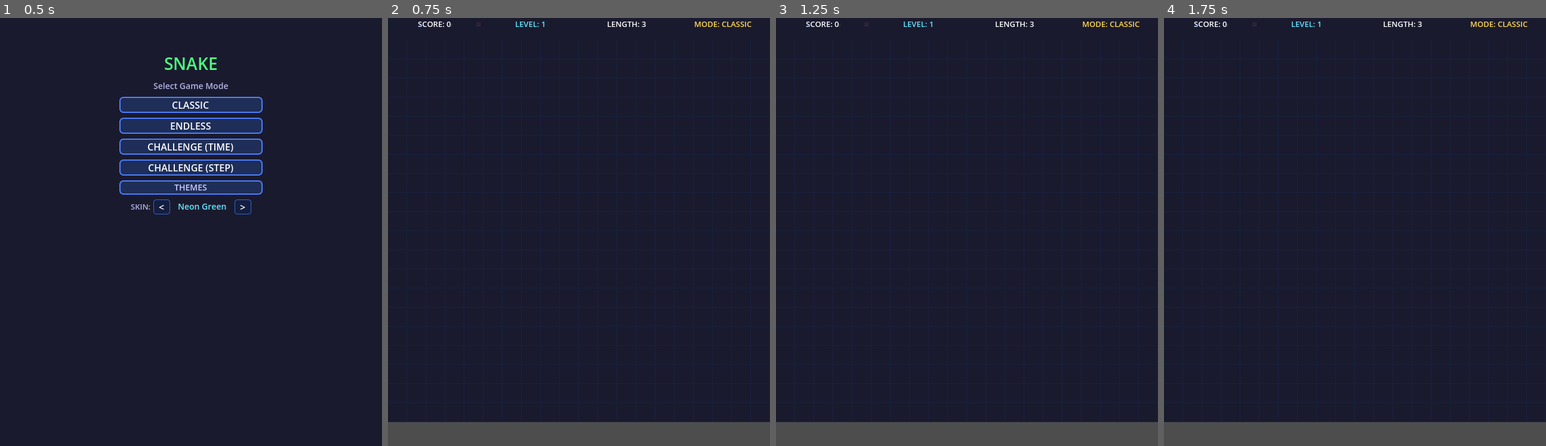
Above: before the commit, frames 1-4 (left to right).
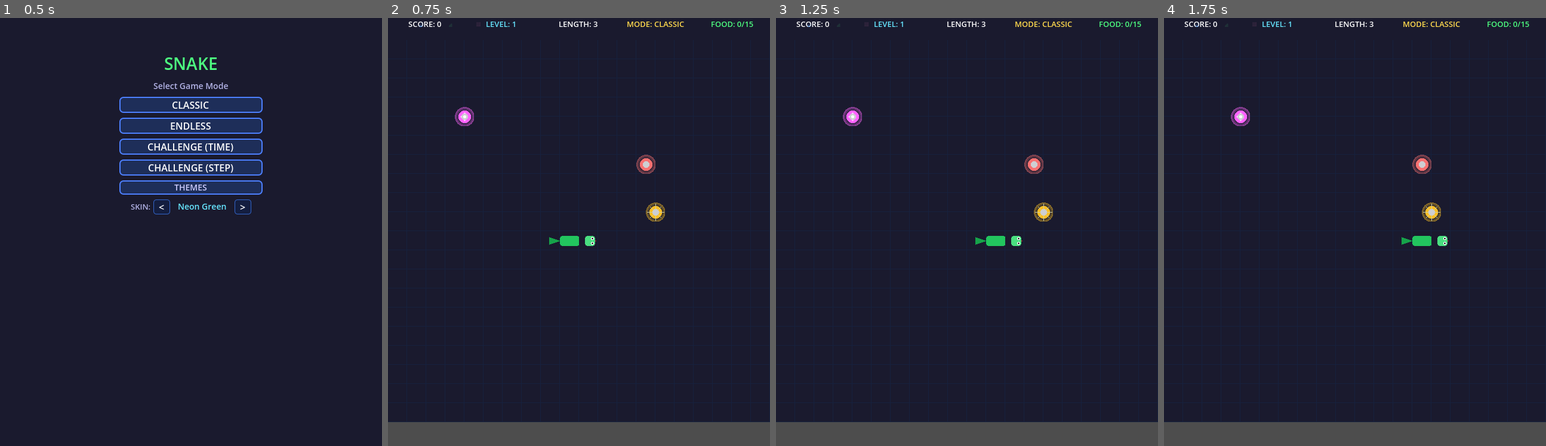
Above: after the commit, the same moments.

Repository: skyfire1123/snake-games
Game: Godot game, scene res://scenes/game_manager.tscn
The game is run twice, just before and just after one commit, with the same random seed, the same clock (stepped at 60 frames per second) and the same inputs.
Inputs (mouse positions are in pixels of both pictures, inside the frame that each line leads up to):
- Up to frame 1 (0.5 s): no input
- Up to frame 2 (0.75 s): click "CLASSIC" at 0.5 s
- Up to frame 3 (1.25 s): no input
- Up to frame 4 (1.75 s): tap Enter at 1.25 s; move the mouse to (1439, 210) at 1.27 s; hold Right from 1.28 s (still down); tap R at 1.35 s; click (1439, 210) at 1.42 s

Frame 1 is identical in both runs. In frame 2, 1.3% of the frame differs, in the area x 5-96%, y 0-54%; in frame 3, 1.3%; in frame 4, 1.3%.
Error before the commit: Parse Error: Cannot infer the type of "path" variable because the value doesn't have a set type. (res://scripts/powerup_manager.gd:91)

Commit message:
Fix: Godot 4 type inference for path variable

Diff:
--- a/scripts/powerup_manager.gd
+++ b/scripts/powerup_manager.gd
@@ -88,9 +88,9 @@
 	var sprite_names := ["powerup_shield.png", "powerup_slow.png", "powerup_ghost.png",
 						  "powerup_magnet.png", "powerup_double.png", "powerup_shrink.png"]
 	if ptype >= 0 and ptype < sprite_names.size():
-		var path := "res://assets/sprites/powerups/" + sprite_names[ptype]
+		var path: String = "res://assets/sprites/powerups/" + sprite_names[ptype]
 		if ResourceLoader.exists(path):
-			sprite.texture = load(path)
+			sprite.texture = load(path) as Texture2D
 	node.add_child(sprite)
 
 	# Add an Area2D for collision detection (informational — snake uses ColorRect, not Area2D body)
